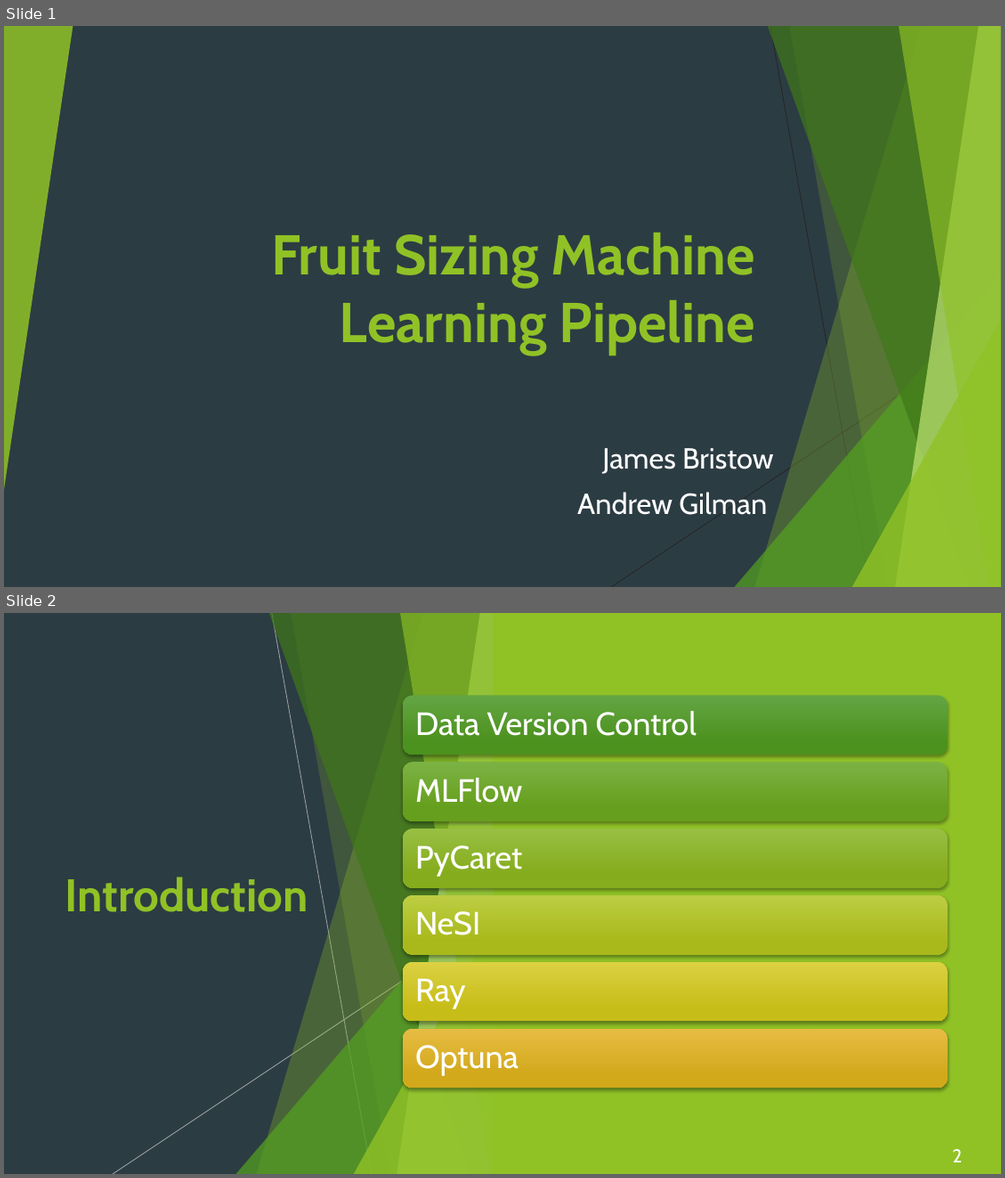
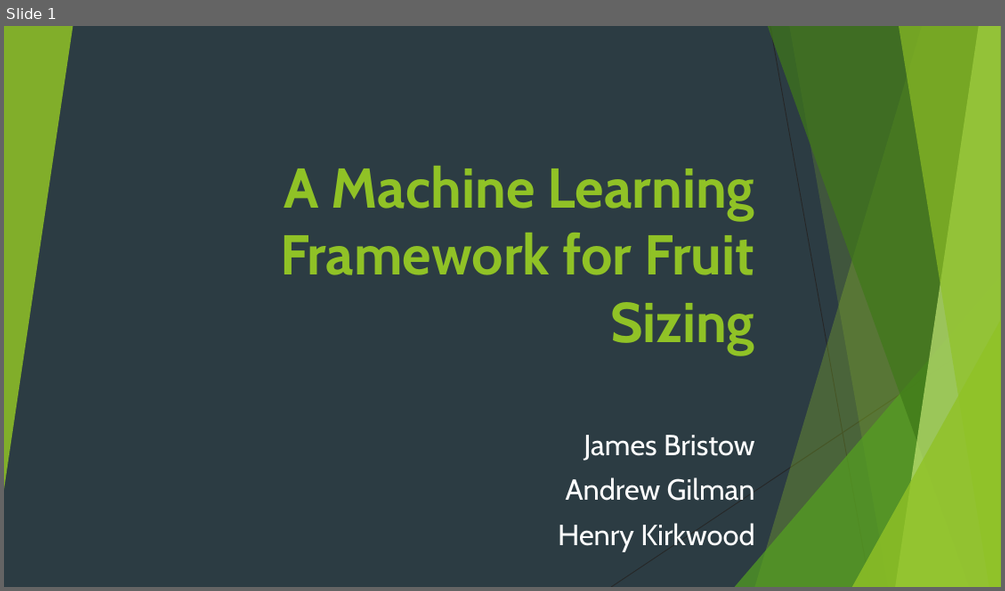
Before and after one commit to JBris/ml_pipeline, a slide deck: resources/ml_pipeline.pptx. Shown one above the other, each under a label of ours: slides 1 and 2 before the commit, slide 1 after it. The pictures are 1005x1178 and 1005x591 pixels, drawn with LibreOffice and Linux fonts; fonts in the diff are those of the drawing; background and template pictures are left out. Boxes give left, top, right and bottom in pixels: in the first picture for what was removed or moved away, otherwise in the second. Text is boxed around its words. In the diff, an @@ line names an element or a change of style, - is before the commit and + after.

```diff
--- a/resources/ml_pipeline.pptx
+++ b/resources/ml_pipeline.pptx
@@ slide 2 removed at (x1=4, y1=613, x2=1001, y2=1174), background #2C3C43; not listed: 9 template elements that a slide beside it also shows @@
@@ rectangle removed at (x1=4, y1=613, x2=1001, y2=1174) @@
@@ rectangle removed at (x1=493, y1=613, x2=1001, y2=1174) @@
@@ title removed at (x1=65, y1=876, x2=307, y2=912) @@
-Introduction
@@ group removed at (x1=113, y1=613, x2=502, y2=1174): 5 freeform shapes, 2 lines, 2 triangles @@
@@ triangle removed at (x1=4, y1=941, x2=40, y2=1174) @@
@@ group removed at (x1=403, y1=695, x2=947, y2=1087): 6 rounded rectangles, 6 texts @@
-Data Version Control
-MLFlow
-PyCaret
-NeSI
-Ray
-Optuna
@@ text removed at (x1=4, y1=1160, x2=81, y2=1174) @@
-IN CONFIDENCE
@@ page number removed at (x1=952, y1=1149, x2=962, y2=1162) @@
-2
@@ slide 1 changed as well @@
@@ title at (x1=280, y1=166, x2=755, y2=354): text changed @@
-Fruit Sizing Machine Learning Pipeline
+A Machine Learning Framework for Fruit Sizing
@@ subtitle "James Bristow" moved from (x1=577, y1=448, x2=774, y2=515) to (x1=558, y1=435, x2=755, y2=552) @@
@@ subtitle at (x1=558, y1=523, x2=754, y2=552): paragraph added @@
+Henry Kirkwood
```
Also in this commit, not shown: 5 other slides changed, 11 slides added, 3 other slides removed, 7 other files.
